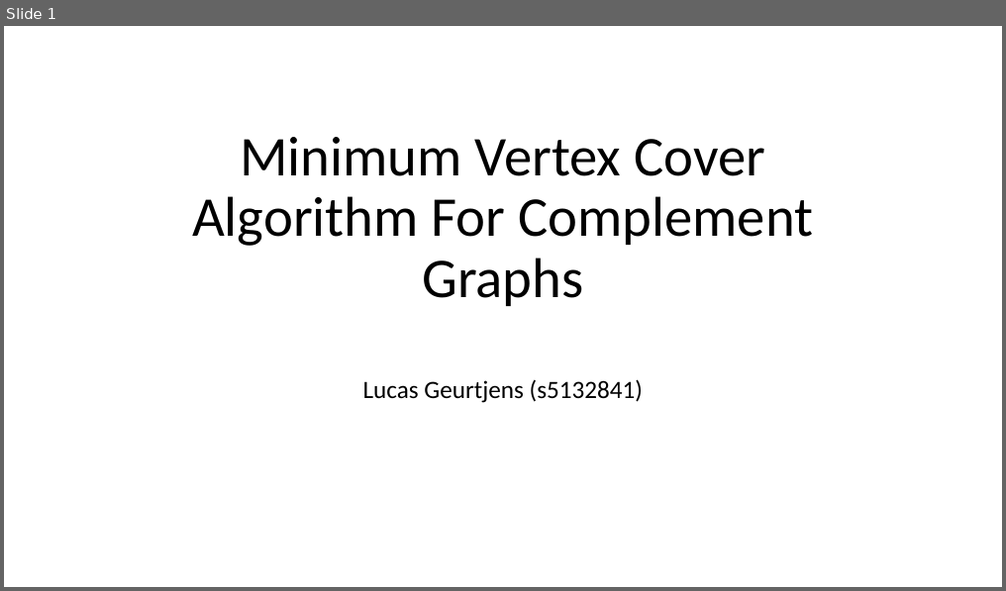
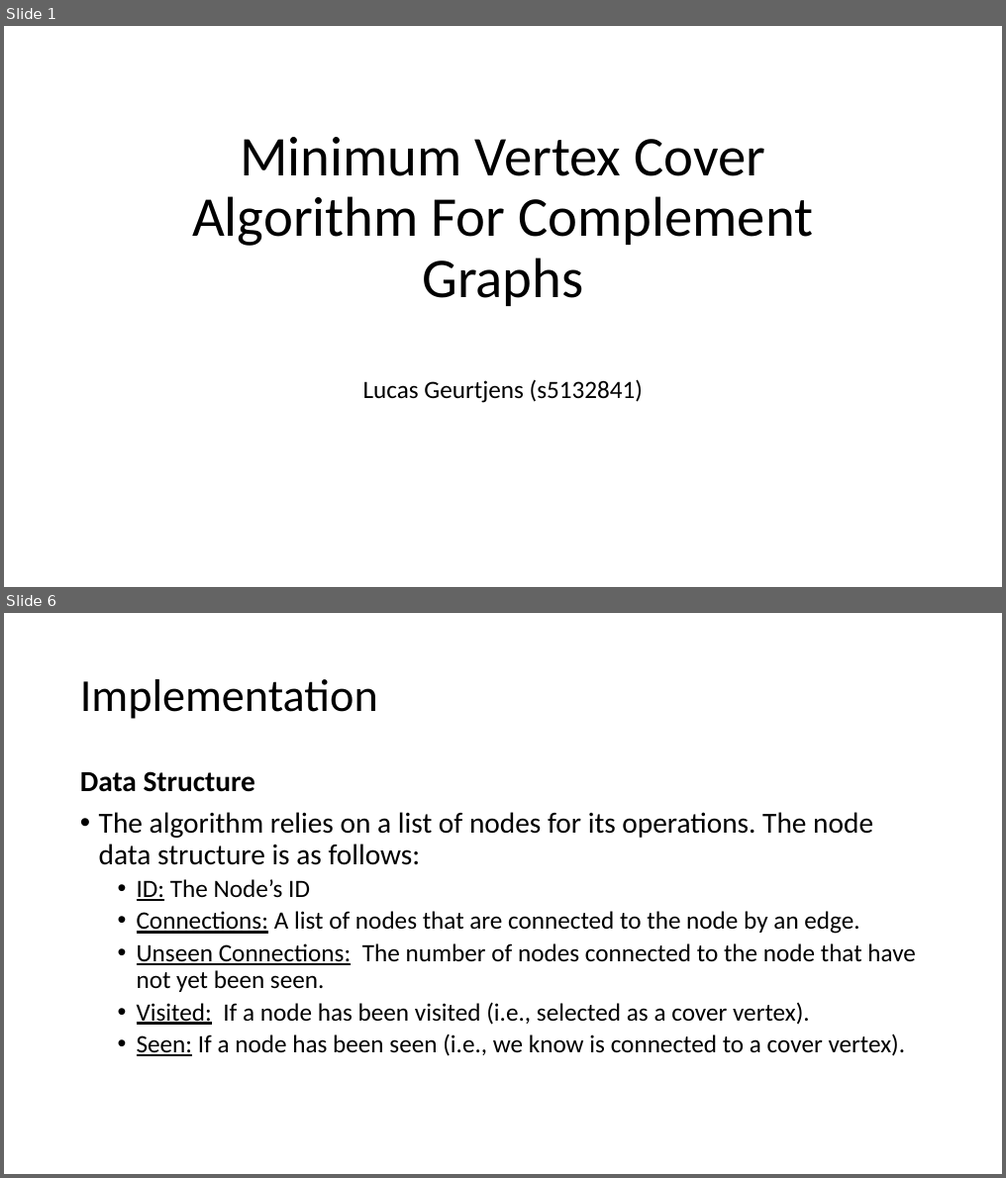
Before and after one commit to lucas-two/Advanced-Algorithms-Assignment-2, a slide deck: doc/Q5_PowerPoint.pptx. Shown one above the other, each under a label of ours: slide 1 before the commit, slides 1 and 6 after it; the slides between them are not shown. The pictures are 1006x591 and 1006x1178 pixels, drawn with LibreOffice and Linux fonts; fonts in the diff are those of the drawing. Boxes give left, top, right and bottom in pixels: in the first picture for what was removed or moved away, otherwise in the second. Text is boxed around its words. In the diff, an @@ line names an element or a change of style, - is before the commit and + after.

```diff
--- a/doc/Q5_PowerPoint.pptx
+++ b/doc/Q5_PowerPoint.pptx
@@ slide 6 added at bbox=[4, 613, 1002, 1174], background #FFFFFF @@
@@ title added at bbox=[80, 679, 378, 719], 44 pt, text #000000 @@
+Implementation
@@ text added at bbox=[80, 771, 916, 1057], 24 pt, text #000000 @@
+Data Structure
+• The algorithm relies on a list of nodes for its operations. The node data structure is as follows:
+  • ID: The Node’s ID
+  • Connections: A list of nodes that are connected to the node by an edge.
+  • Unseen Connections: The number of nodes connected to the node that have not yet been seen.
+  • Visited: If a node has been visited (i.e., selected as a cover vertex).
+  • Seen: If a node has been seen (i.e., we know is connected to a cover vertex).
```
Also in this commit, not shown: 2 slides changed, 4 other slides added, 3 slides removed, 1 other file.
